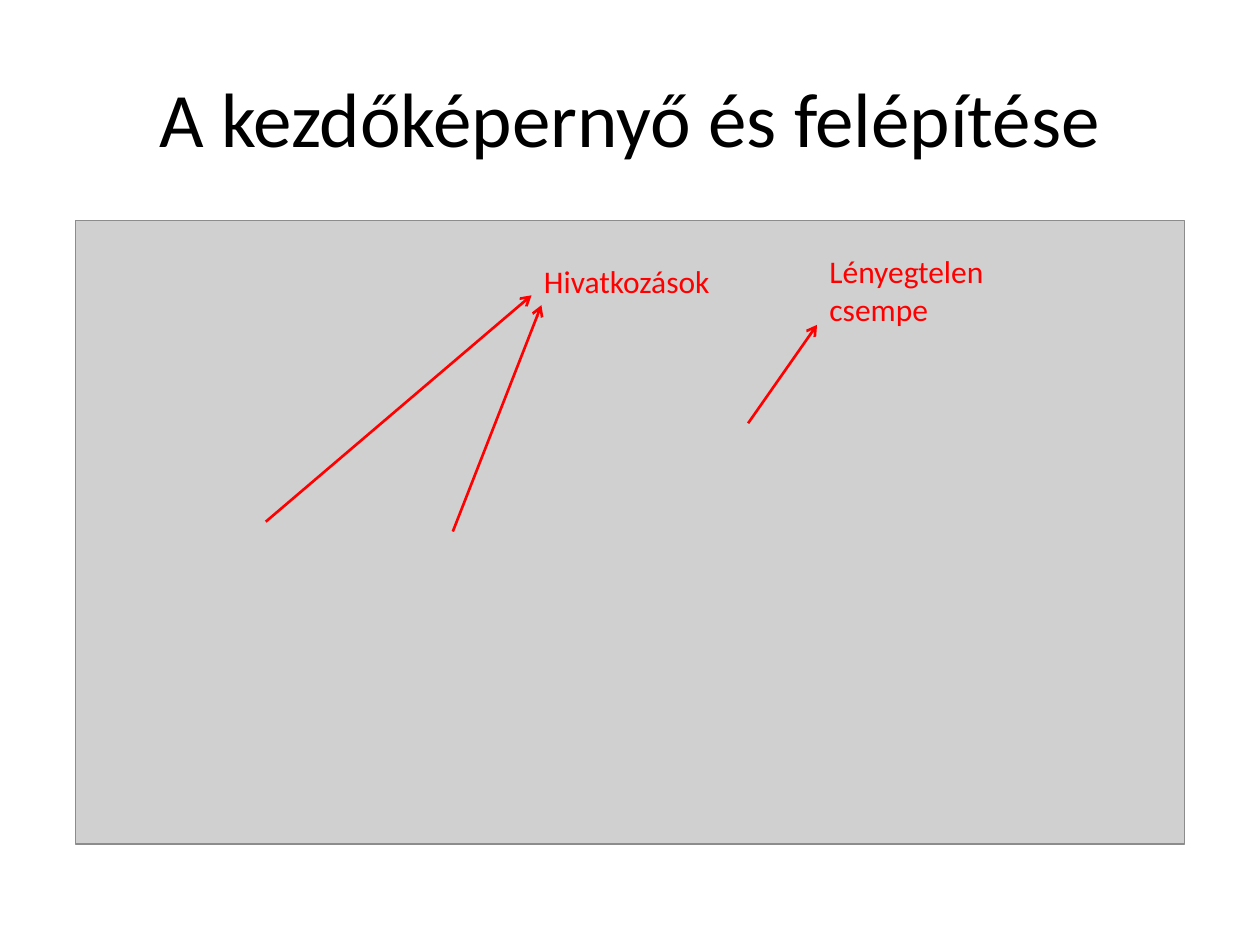
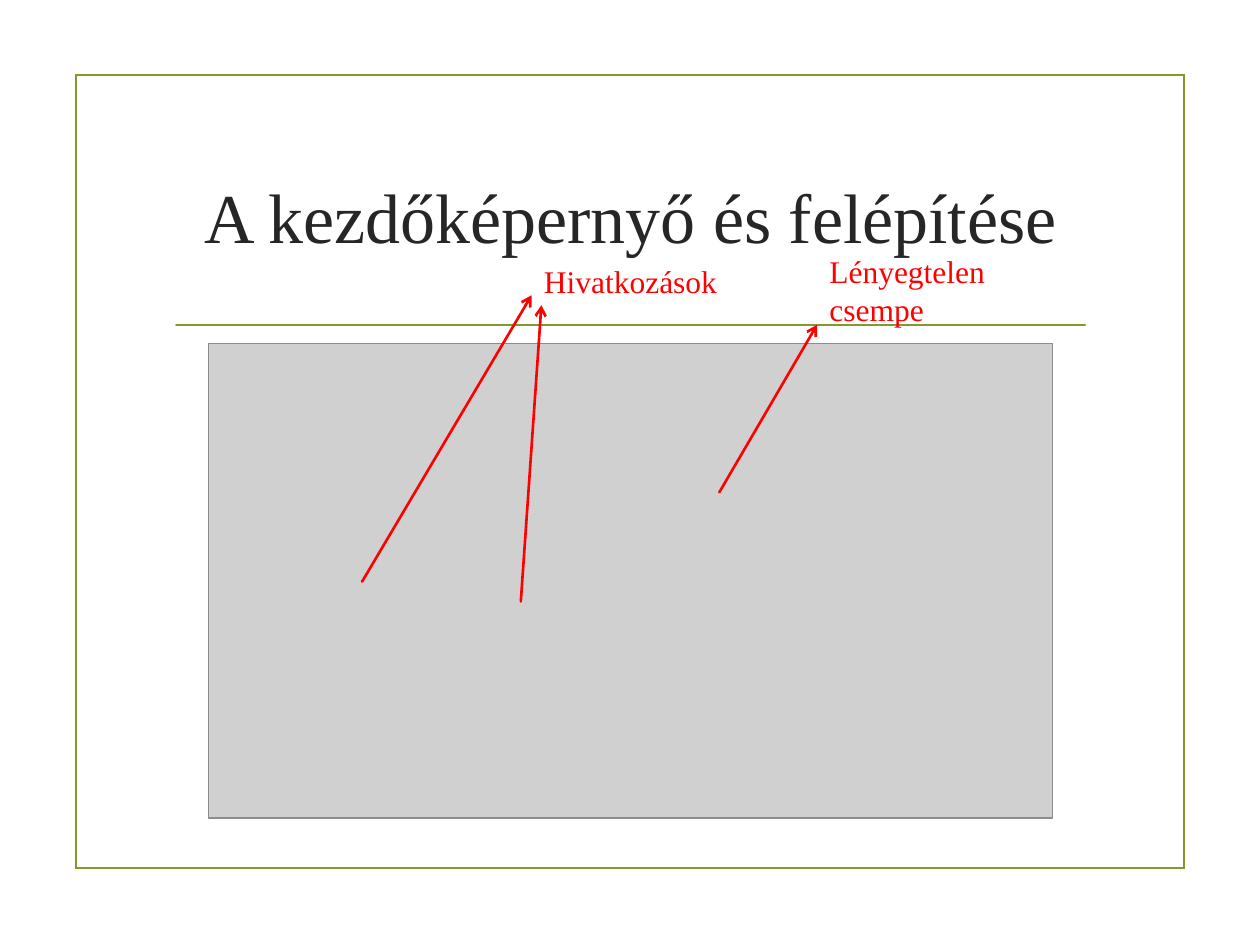
Before and after one commit to tamas9731/Infoverseny, a slide deck: slide 4 of Szakmai prezentáció.pptx (slide 8 before the commit). Drawn at 1260x945 pixels with LibreOffice and Linux fonts; fonts in the diff are those of the drawing; grey boxes stand for pictures; background and template pictures are left out. Boxes give left, top, right and bottom in pixels: in the first picture for what was removed or moved away, otherwise in the second. Text is boxed around its words. In the diff, an @@ line names an element or a change of style, - is before the commit and + after.

```diff
--- a/Szakmai prezentáció.pptx
+++ b/Szakmai prezentáció.pptx
@@ rectangle added at [77, 74, 1184, 868], outline #83992A 1.25 pt @@
@@ title "A kezdőképernyő és felépítése": place and size @@
-title "A kezdőképernyő és felépítése" at [159, 93, 1099, 160]
+title "A kezdőképernyő és felépítése" at [204, 193, 1057, 257]
@@ title "A kezdőképernyő és felépítése" at [204, 193, 1057, 257]: size 44 to 40 pt, font Calibri to Times New Roman, text colour #000000 to #262626 @@
@@ text "Hivatkozások" at [544, 271, 717, 294]: font Calibri to Times New Roman @@
@@ text "Lényegtelen csempe" at [829, 261, 984, 328]: font Calibri to Times New Roman @@
@@ arrow moved from (266, 522) - (532, 295) to (362, 582) - (532, 295) @@
@@ line added from (176, 325) to (1085, 325), #83992A 1.25 pt @@
@@ arrow moved from (452, 532) - (542, 305) to (520, 601) - (542, 305) @@
@@ arrow moved from (748, 423) - (816, 325) to (719, 493) - (816, 325) @@
@@ picture: place and size @@
-picture at [76, 220, 1184, 844]
+picture at [209, 343, 1053, 818]
```
Also in this commit, not shown: 6 other slides changed, 1 slide added, 2 slides removed.
